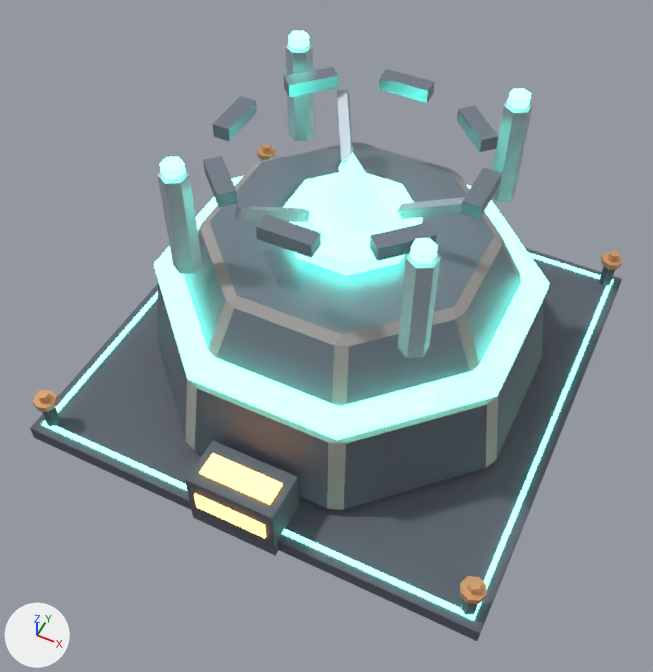
The glTF model arte/modelos/maquinas/montadora/montadora_sem_textura.glb, before and after one commit.
The view is the same before and after, from a camera (50 mm lens) standing at (1.63, -3.56, 4.59) and looking at (0.03, -0.37, 0.6). Every picture has the same lights, and +X, +Y and +Z are marked at lower left. The picture after the commit comes second. Where no turn or scale is listed for an object, it has been applied to the vertices. Vertices at exactly the same position are counted once.

The scene before the commit, as lines of its bpy script (objects in view):
```python
ob_montadora_antena = bpy.data.objects.new('montadora_antena', me_montadora_antena)
ob_montadora_antena.location = (0.0, 0.0, 1.62)
ob_montadora_corpo = bpy.data.objects.new('montadora_corpo', me_montadora_corpo)
ob_montadora_corpo.location = (0.0, 0.0, 0.0)
ob_montadora_cristal = bpy.data.objects.new('montadora_cristal', me_montadora_cristal)
ob_montadora_cristal.location = (0.0, 0.0, 1.4)
```
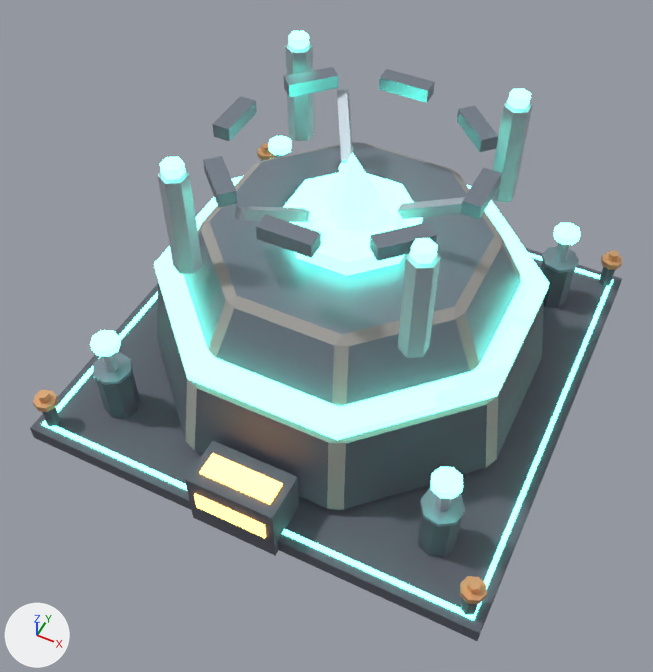
The change, as a diff of the scene's bpy script:
```diff
--- a/arte/modelos/maquinas/montadora/montadora_sem_textura.glb.py
+++ b/arte/modelos/maquinas/montadora/montadora_sem_textura.glb.py
@@ me_montadora_corpo @@
-me_montadora_corpo.from_pydata(...)  # 464 vertices, 804 faces; spans x -1.45..1.45, y -1.5..1.5, z 0.0..1.83
+me_montadora_corpo.from_pydata(...)  # 592 vertices, 1028 faces; spans x -1.45..1.45, y -1.5..1.5, z 0.0..1.83
+# me_montadora_corpo part 1: a new loose piece, an 8-sided cylinder along z spanning x -1.16..-0.94, y -1.16..-0.94, z 0.1..0.44, in mat_p_escuro (dark grey #595d69)
+# me_montadora_corpo part 2: a new loose piece, an 8-sided cylinder along z spanning x 0.94..1.16, y -1.16..-0.94, z 0.1..0.44, in mat_p_escuro (dark grey #595d69)
+# me_montadora_corpo part 3: a new loose piece, an 8-sided cylinder along z spanning x 0.94..1.16, y 0.94..1.16, z 0.1..0.44, in mat_p_escuro (dark grey #595d69)
+# me_montadora_corpo part 4: a new loose piece, an 8-sided cylinder along z spanning x -1.168..-0.932, y -1.168..-0.932, z 0.442..0.466, in mat_p_aco (grey #8b95a2)
+# me_montadora_corpo part 5: a new loose piece, an 8-sided cylinder along z spanning x 0.932..1.168, y -1.168..-0.932, z 0.442..0.466, in mat_p_aco (grey #8b95a2)
+# me_montadora_corpo part 6: a new loose piece, an 8-sided cylinder along z spanning x 0.932..1.168, y 0.932..1.168, z 0.442..0.466, in mat_p_aco (grey #8b95a2)
+# other edits to the shape of me_montadora_corpo do not show in these pictures
 me_montadora_corpo.materials.append(mat_p_concreto)
@@ ob_montadora_pistao3 @@
+ob_montadora_pistao3 = bpy.data.objects.new('montadora_pistao3', me_montadora_pistao3)  # a 6-sided cylinder along z spanning x -0.036..0.036, y -0.041..0.041, z 0.0..0.22, material slot 0; an 8-sided cylinder along z spanning x -0.085..0.085, y -0.085..0.085, z 0.215..0.265, material slot 1; in mat_p_metal (light grey #adb5bf), mat_p_cristal (cyan #6cffe1, glowing cyan #6cffe1)
+ob_montadora_pistao3.location = (1.05, 1.05, 0.44)
@@ ob_montadora_pistao2 @@
+ob_montadora_pistao2 = bpy.data.objects.new('montadora_pistao2', me_montadora_pistao2)  # a 6-sided cylinder along z spanning x -0.036..0.036, y -0.041..0.041, z 0.0..0.22, material slot 0; an 8-sided cylinder along z spanning x -0.085..0.085, y -0.085..0.085, z 0.215..0.265, material slot 1; in mat_p_metal (light grey #adb5bf), mat_p_cristal (cyan #6cffe1, glowing cyan #6cffe1)
+ob_montadora_pistao2.location = (1.05, -1.05, 0.44)
@@ ob_montadora_pistao1 @@
+ob_montadora_pistao1 = bpy.data.objects.new('montadora_pistao1', me_montadora_pistao1)  # a 6-sided cylinder along z spanning x -0.036..0.036, y -0.041..0.041, z 0.0..0.22, material slot 0; an 8-sided cylinder along z spanning x -0.085..0.085, y -0.085..0.085, z 0.215..0.265, material slot 1; in mat_p_metal (light grey #adb5bf), mat_p_cristal (cyan #6cffe1, glowing cyan #6cffe1)
+ob_montadora_pistao1.location = (-1.05, 1.05, 0.44)
@@ ob_montadora_pistao0 @@
+ob_montadora_pistao0 = bpy.data.objects.new('montadora_pistao0', me_montadora_pistao0)  # a 6-sided cylinder along z spanning x -0.036..0.036, y -0.041..0.041, z 0.0..0.22, material slot 0; an 8-sided cylinder along z spanning x -0.085..0.085, y -0.085..0.085, z 0.215..0.265, material slot 1; in mat_p_metal (light grey #adb5bf), mat_p_cristal (cyan #6cffe1, glowing cyan #6cffe1)
+ob_montadora_pistao0.location = (-1.05, -1.05, 0.44)
```

Boxes [x1, y1, x2, y2] around the edits, measured in the pictures (653 x 672 px):
'montadora_pistao2', added
    after: [431, 466, 463, 511]
    faces in mat_p_cristal (cyan #6cffe1, glowing cyan #6cffe1): [431, 466, 463, 499]
    faces in mat_p_metal (light grey #adb5bf): [435, 496, 452, 511]
'montadora_pistao0', added
    after: [90, 330, 121, 372]
    faces in mat_p_cristal (cyan #6cffe1, glowing cyan #6cffe1): [90, 330, 121, 357]
    faces in mat_p_metal (light grey #adb5bf): [102, 353, 119, 372]
'montadora_pistao3', added
    after: [553, 222, 581, 262]
    faces in mat_p_cristal (cyan #6cffe1, glowing cyan #6cffe1): [553, 222, 581, 245]
    faces in mat_p_metal (light grey #adb5bf): [555, 242, 570, 262]
'montadora_pistao1', added
    after: [269, 136, 292, 158]
    faces in mat_p_cristal (cyan #6cffe1, glowing cyan #6cffe1): [269, 136, 292, 155]
part 1 of me_montadora_corpo, added
    after: [96, 370, 140, 418]
part 2 of me_montadora_corpo, added
    after: [418, 509, 462, 557]
part 3 of me_montadora_corpo, added
    after: [540, 261, 575, 308]
part 4 of me_montadora_corpo, added
    after: [93, 352, 132, 385]
part 5 of me_montadora_corpo, added
    after: [420, 488, 465, 527]
part 6 of me_montadora_corpo, added
    after: [542, 247, 579, 273]
